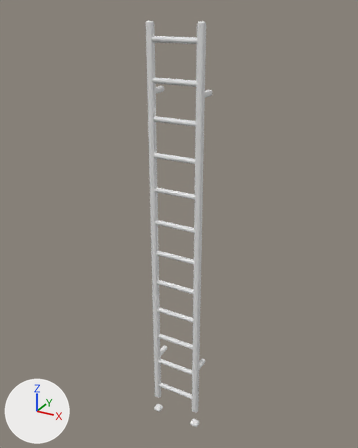
Two versions of the FBX model Content/TheFinalTake/Meshes/Studio/Stage4/SM_Stage4_WallLadder.fbx, one commit apart.
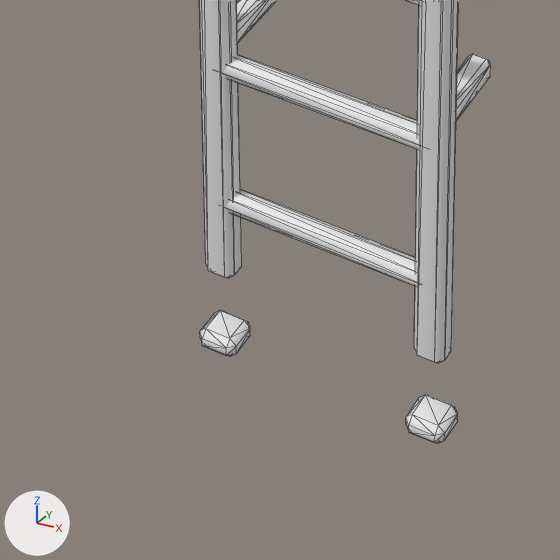
There are two pictures of each version: one whole from a 50 mm lens placed at (2.22, -3.96, 4.52), pointed at (-0.06, 0.17, 2.45), one close up on the part from 33% to 61% of the width and 78% to 100% of the height. Lighting does not change. The marker at lower left points along +X, +Y and +Z. The older version's two pictures come first. The close-ups show mesh edges as thin lines. Where no turn or scale is listed for an object, it has been applied to the vertices.

Objects in the first close-up: 'SM_Stage4_WallLadder'.
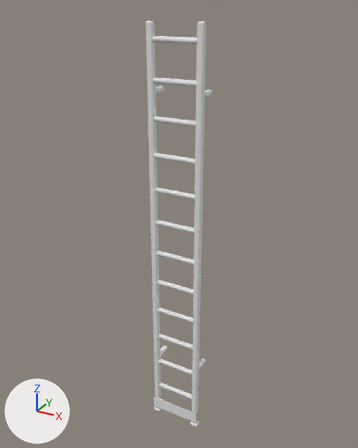
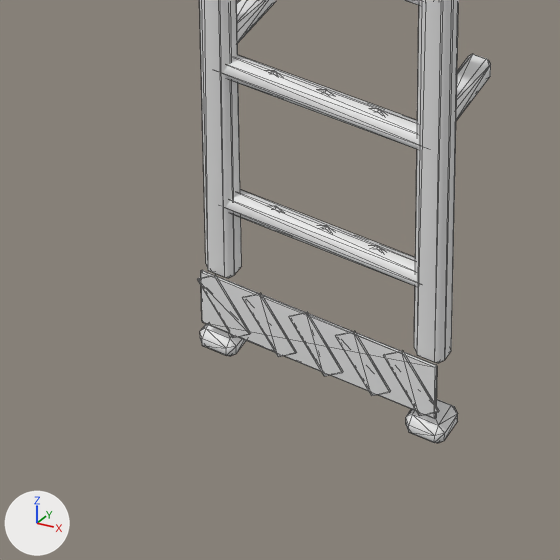
Boxes (x1, y1, x2, y2) around the edits, measured in the close-ups (560 x 560 px):
'SM_Stage4_WallLadder', reshaped: before (199, 0, 491, 443); after (197, 0, 491, 443)
part 1 of me_sm_stage4_wallladder_001, added: after (197, 70, 439, 418)

The change, as a list of edits to the scene's bpy script:
```text
Change me_sm_stage4_wallladder_001:
    used by ob_sm_stage4_wallladder; location = (0.0, 0.0, 0.0)
    remove me_sm_stage4_wallladder_001.from_pydata(...)  # 384 vertices, 688 faces; spans x -0.3..0.3, y -0.05..0.2, z 0.0..4.4
    add me_sm_stage4_wallladder_001.from_pydata(...)  # 1472 vertices, 2808 faces; spans x -0.3..0.3, y -0.05..0.2, z 0.0..4.4
    me_sm_stage4_wallladder_001 part 1: 1056 vertices added at x -0.29..0.29, y -0.05..0.2, z 0.07..4.28
    other edits to the shape of me_sm_stage4_wallladder_001 do not show in these pictures
```
